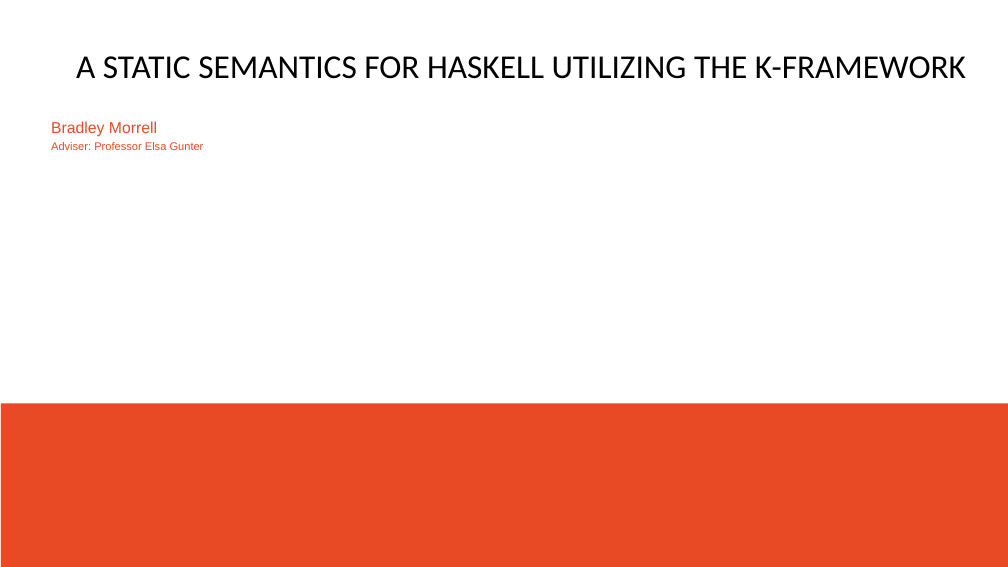
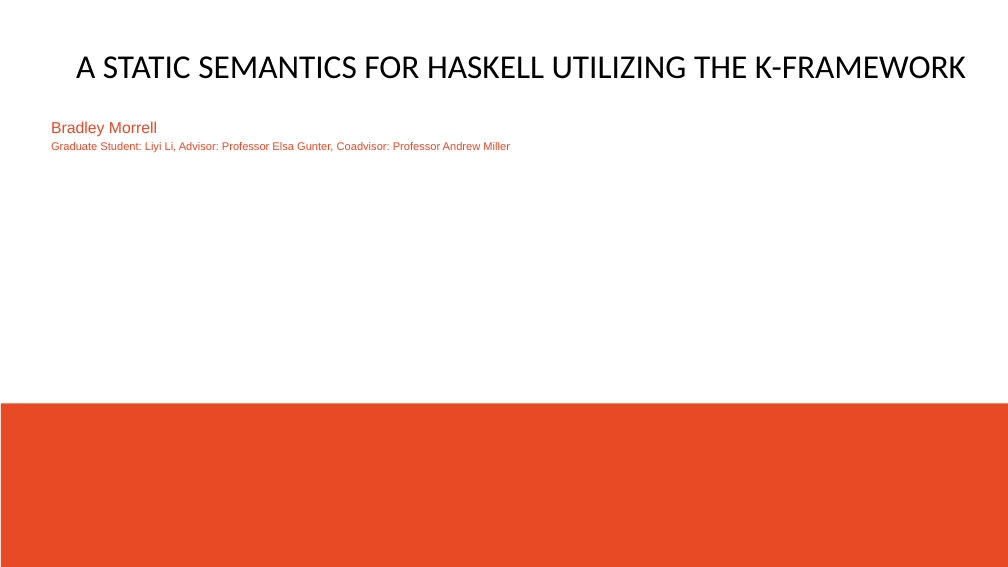
Before and after one commit to brrmorre/SeniorThesis, a slide deck: slide 1 of presentation/presentation.odp. Drawn at 1008x567 pixels with LibreOffice and Linux fonts; fonts in the diff are those of the drawing; background and template pictures are left out. Boxes give left, top, right and bottom in pixels: in the first picture for what was removed or moved away, otherwise in the second. Text is boxed around its words. In the diff, an @@ line names an element or a change of style, - is before the commit and + after.

```diff
--- a/presentation/presentation.odp
+++ b/presentation/presentation.odp
@@ text at [51,142,510,152]: text changed @@
-Adviser: Professor Elsa Gunter
+Graduate Student: Liyi Li, Advisor: Professor Elsa Gunter, Coadvisor: Professor Andrew Miller
```
Also in this commit, not shown: 3 other slides changed, 3 other files.
